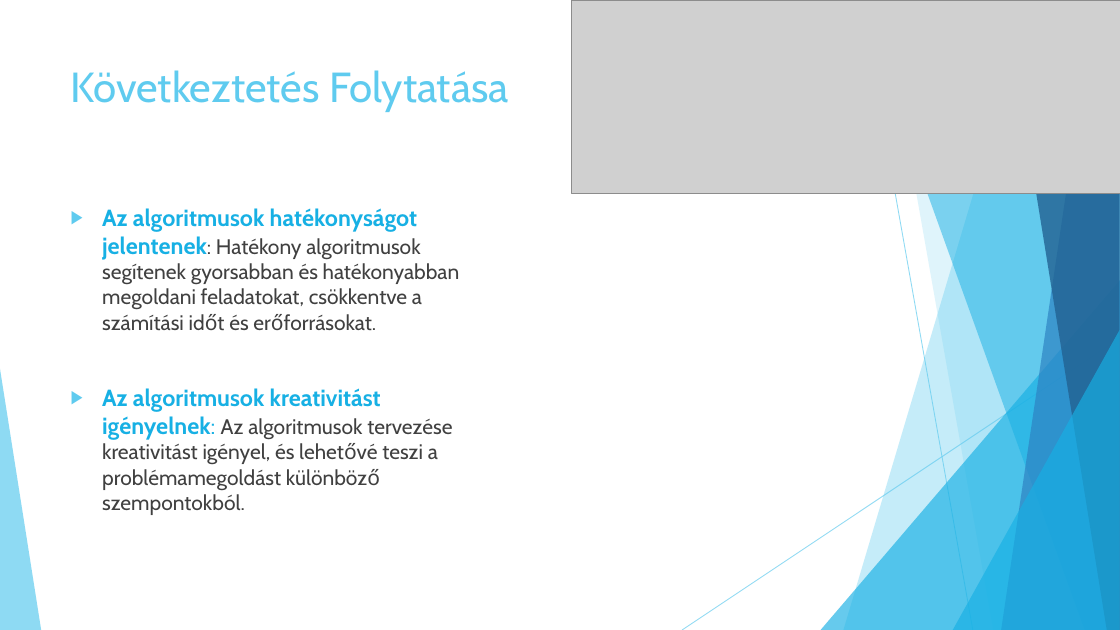
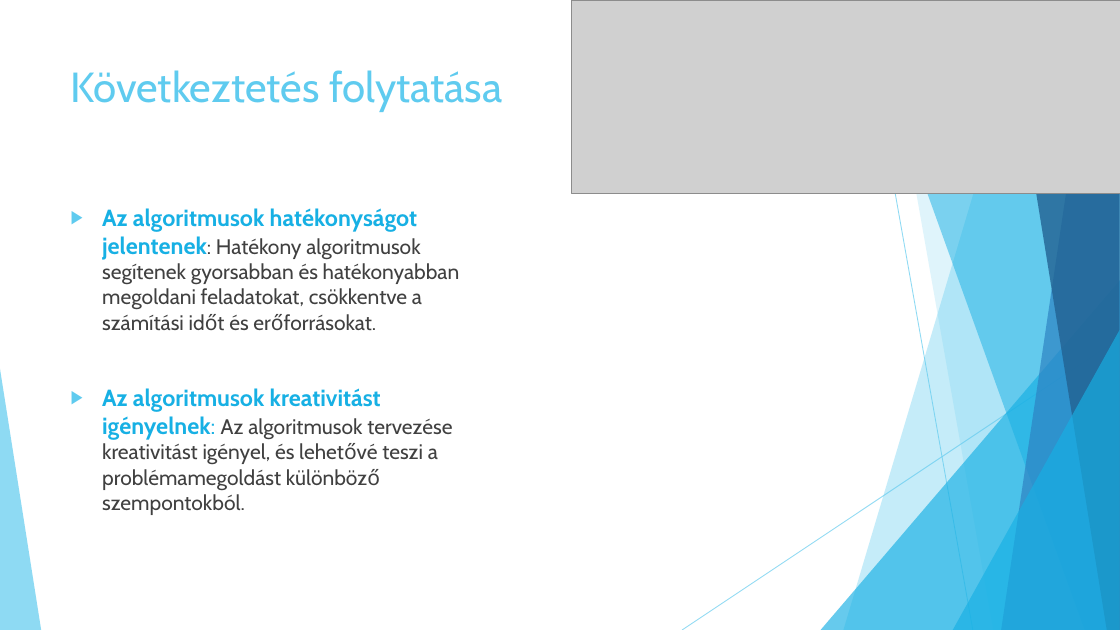
Before and after one commit to kizsi2019/KA_12D, a slide deck: slide 7 of Hajdu Bálint János/Algoritmus.pptx. Drawn at 1120x630 pixels with LibreOffice and Linux fonts; fonts in the diff are those of the drawing; grey boxes stand for pictures. Boxes give left, top, right and bottom in pixels: in the first picture for what was removed or moved away, otherwise in the second. Text is boxed around its words. In the diff, an @@ line names an element or a change of style, - is before the commit and + after.

```diff
--- a/Hajdu Bálint János/Algoritmus.pptx
+++ b/Hajdu Bálint János/Algoritmus.pptx
@@ title at (71,70,502,112): text changed @@
-Következtetés Folytatása
+Következtetés folytatása
```
Also in this commit, not shown: 3 other slides changed.
